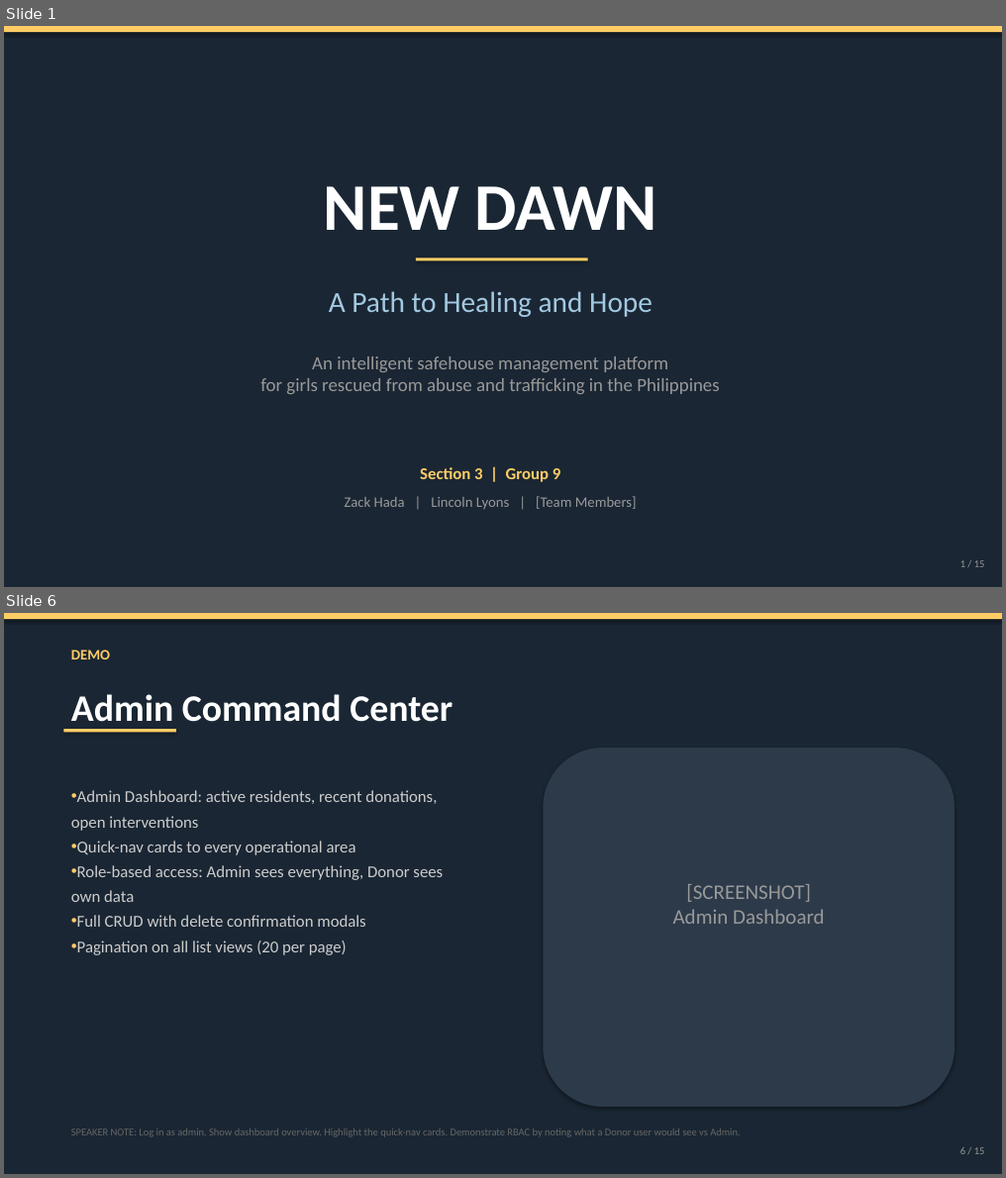
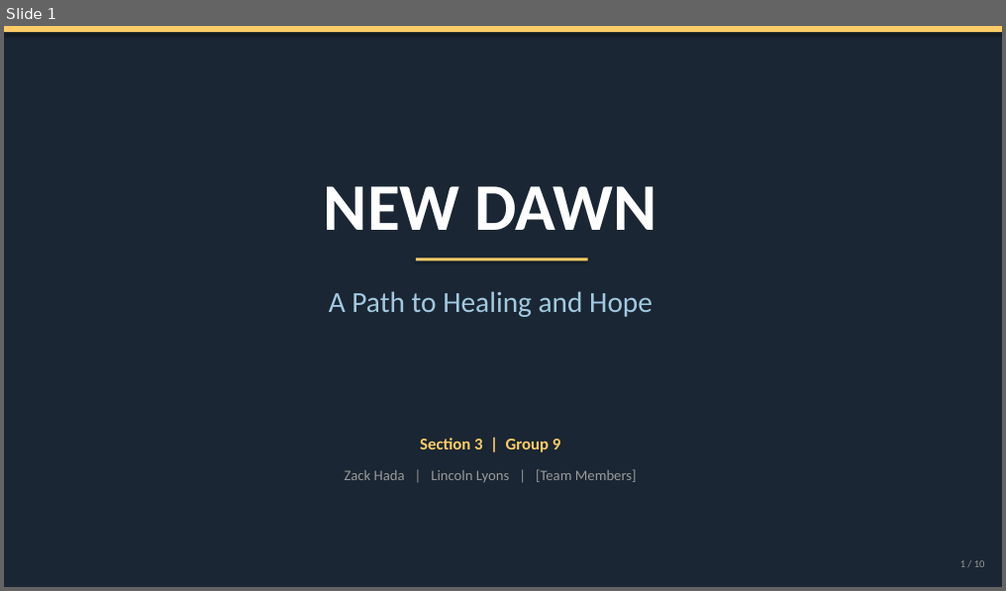
Before and after one commit to linklyns/New-Dawn, a slide deck: presentation/New_Dawn_Presentation.pptx. Shown one above the other, each under a label of ours: slides 1 and 6 before the commit, slide 1 after it; the slides between them are not shown. The pictures are 1006x1178 and 1006x591 pixels, drawn with LibreOffice and Linux fonts; fonts in the diff are those of the drawing. Boxes give left, top, right and bottom in pixels: in the first picture for what was removed or moved away, otherwise in the second. Text is boxed around its words. In the diff, an @@ line names an element or a change of style, - is before the commit and + after.

```diff
--- a/presentation/New_Dawn_Presentation.pptx
+++ b/presentation/New_Dawn_Presentation.pptx
@@ slide 6 removed at box(4, 613, 1002, 1174), background #1A2633 @@
@@ rectangle removed at box(4, 613, 1002, 619) @@
@@ text removed at box(71, 650, 110, 660) @@
-DEMO
@@ text removed at box(71, 694, 452, 730) @@
-Admin Command Center
@@ rectangle removed at box(63, 729, 176, 732) @@
@@ rounded rectangle removed at box(543, 748, 954, 1107) @@
@@ text removed at box(71, 790, 443, 956) @@
-• Admin Dashboard: active residents, recent donations, open interventions
-• Quick-nav cards to every operational area
-• Role-based access: Admin sees everything, Donor sees own data
-• Full CRUD with delete confirmation modals
-• Pagination on all list views (20 per page)
@@ text removed at box(673, 884, 825, 924) @@
-[SCREENSHOT]
-Admin Dashboard
@@ text removed at box(71, 1129, 740, 1138) @@
-SPEAKER NOTE: Log in as admin. Show dashboard overview. Highlight the quick-nav cards. Demonstrate RBAC by noting what a Donor user would see vs Admin.
@@ text removed at box(960, 1148, 985, 1155) @@
-6 / 15
@@ slide 1 changed as well @@
@@ text removed at box(260, 357, 719, 394) @@
-An intelligent safehouse management platform
-for girls rescued from abuse and trafficking in the Philippines
@@ text "Section 3 | Group 9": place and size @@
-text "Section 3 | Group 9" at box(420, 468, 560, 482)
+text "Section 3 | Group 9" at box(420, 438, 560, 453)
@@ text "Zack Hada | Lincoln Lyons ...": place and size @@
-text "Zack Hada | Lincoln Lyons ..." at box(345, 496, 637, 509)
+text "Zack Hada | Lincoln Lyons ..." at box(345, 470, 637, 482)
```
Also in this commit, not shown: 6 other slides changed, 3 slides added, 7 other slides removed, 1 other file.
